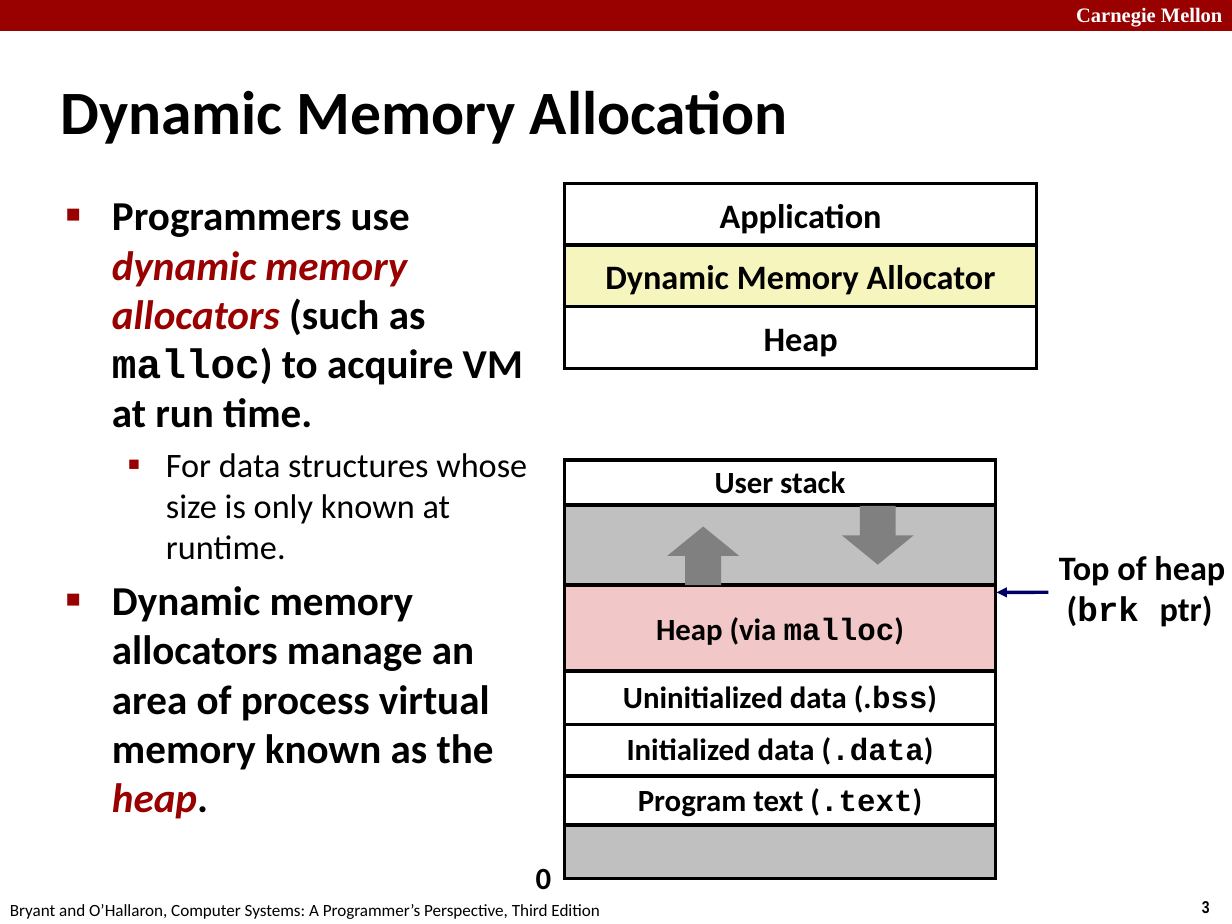
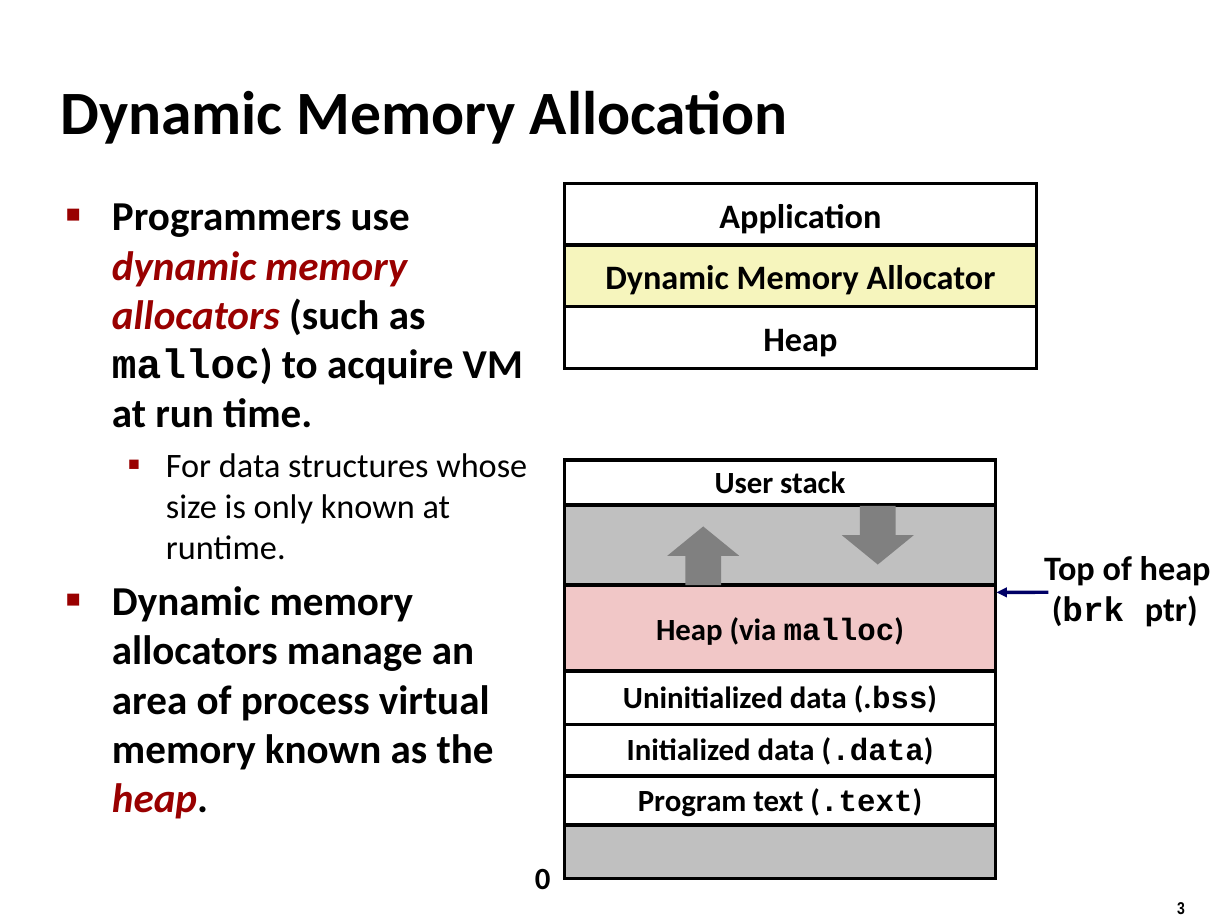
Before and after one commit to tntech-ngin/F24-CSC2770, a slide deck: slide 3 of docs/lectures_source/lectures/originals/19-malloc-basic.pptx. Drawn at 1232x924 pixels with LibreOffice and Linux fonts; fonts in the diff are those of the drawing. Boxes give left, top, right and bottom in pixels: in the first picture for what was removed or moved away, otherwise in the second. Text is boxed around its words. In the diff, an @@ line names an element or a change of style, - is before the commit and + after.

```diff
--- a/docs/lectures_source/lectures/originals/19-malloc-basic.pptx
+++ b/docs/lectures_source/lectures/originals/19-malloc-basic.pptx
@@ rectangle removed at (0,0,1232,31) @@
@@ text removed at (1076,7,1222,27) @@
-Carnegie Mellon
@@ text "Top of heap": place and size @@
-text "Top of heap" at (1059,556,1225,627)
+text "Top of heap" at (1044,556,1211,627)
@@ page number: place and size @@
-page number at (1202,901,1210,913)
+page number at (1177,902,1185,914)
@@ text removed at (10,904,599,919) @@
-Bryant and O’Hallaron, Computer Systems: A Programmer’s Perspective, Third Edition
```
Also in this commit, not shown: 32 other slides changed, 43 other files.
